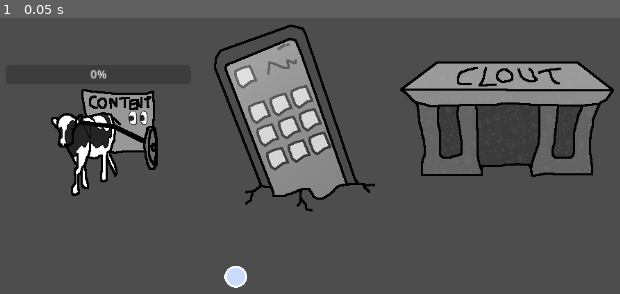
Above: before the commit, frame 1.
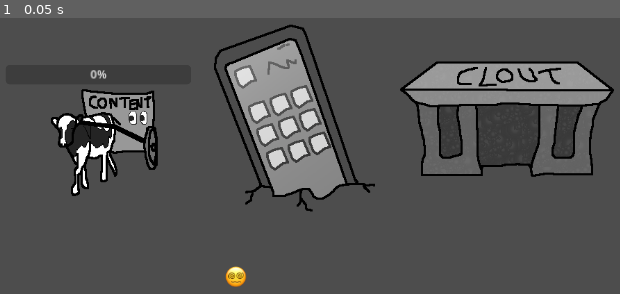
Above: after the commit, the same moment.

Repository: Broondoon/LD55_GarnishedGoose
Game: Godot game, scene res://src/levels/struct_test.tscn
Same seed, same stepped clock (60 frames per second), same inputs: the game is played once before the commit and once after it. This scene is started directly instead of the project's main scene.
Inputs:
- Up to frame 1 (0.05 s): no input

The runs differ from the first frame. In frame 1, 0.2% of the frame differs, in the area x 36-40%, y 89-98%.

Commit message:
Added the minions moving and drag to location

Diff:
--- a/project.godot
+++ b/project.godot
@@ -19,6 +19,14 @@
 
 window/stretch/mode="canvas_items"
 
+[input]
+
+LeftMouseClick={
+"deadzone": 0.5,
+"events": [Object(InputEventMouseButton,"resource_local_to_scene":false,"resource_name":"","device":-1,"window_id":0,"alt_pressed":false,"shift_pressed":false,"ctrl_pressed":false,"meta_pressed":false,"button_mask":0,"position":Vector2(0, 0),"global_position":Vector2(0, 0),"factor":1.0,"button_index":1,"canceled":false,"pressed":false,"double_click":false,"script":null)
+]
+}
+
 [layer_names]
 
 2d_render/layer_3="Minions"
--- /dev/null
+++ b/src/levels/SelectDraw.gd
@@ -0,0 +1,15 @@
+extends Node2D
+
+var drag_start: Vector2 = Vector2.ZERO
+var drag_end: Vector2 = Vector2.ZERO
+var dragging: bool = false
+
+func _draw():
+	if dragging:
+		draw_rect(Rect2(drag_start, drag_end - drag_start), Color(1, 1, 1), false)
+
+func update_status(start, end, drag):
+	drag_start = start
+	drag_end = end
+	dragging = drag
+	queue_redraw()
--- /dev/null
+++ b/src/levels/grid.tscn
@@ -0,0 +1,26 @@
+[gd_scene load_steps=4 format=3 uid="uid://cqoh5pufm7sqc"]
+
+[ext_resource type="Script" path="res://src/manipulatables/minions/game_logic_minion.gd" id="1_yoqbs"]
+[ext_resource type="PackedScene" uid="uid://dtx5yhw5yxley" path="res://src/manipulatables/minions/minion.tscn" id="2_vw45s"]
+[ext_resource type="Script" path="res://src/levels/SelectDraw.gd" id="3_1yrem"]
+
+[node name="Grid" type="Node2D"]
+script = ExtResource("1_yoqbs")
+
+[node name="TileMap" type="TileMap" parent="."]
+format = 2
+
+[node name="Minion" parent="." instance=ExtResource("2_vw45s")]
+position = Vector2(612, 137)
+
+[node name="Minion2" parent="." instance=ExtResource("2_vw45s")]
+position = Vector2(481, 188)
+
+[node name="Minion3" parent="." instance=ExtResource("2_vw45s")]
+position = Vector2(494, 257)
+
+[node name="Minion4" parent="." instance=ExtResource("2_vw45s")]
+position = Vector2(587, 259)
+
+[node name="SelectDraw" type="Node2D" parent="."]
+script = ExtResource("3_1yrem")
--- /dev/null
+++ b/src/manipulatables/minions/game_logic_minion.gd
@@ -0,0 +1,36 @@
+extends Node2D
+
+var dragging: bool = false
+var selected: Array = []
+var drag_start: Vector2 = Vector2.ZERO
+var select_rectangle: RectangleShape2D = RectangleShape2D.new()
+
+@onready var select_draw = $SelectDraw
+
+func _unhandled_input(event):
+	if event is InputEventMouseButton and event.button_index == MOUSE_BUTTON_RIGHT:
+		if event.is_pressed():
+			for minion in selected:
+				minion.collider.deselect()
+			selected = []
+			dragging = true
+			drag_start = event.position
+		elif dragging:
+			dragging = false
+			select_draw.update_status(drag_start, event.position, dragging)
+			var drag_end = event.position
+			select_rectangle.extents = abs((drag_end - drag_start) / 2)
+			var space = get_world_2d().direct_space_state
+			var query = PhysicsShapeQueryParameters2D.new()
+			query.set_shape(select_rectangle)
+			query.transform = Transform2D(0, (drag_end + drag_start) / 2)
+			selected = space.intersect_shape(query)
+			for minion in selected:
+				minion.collider.select()
+	if dragging:
+		if event is InputEventMouseMotion:
+			select_draw.update_status(drag_start, event.position, dragging)
+	if event is InputEventMouseButton and event.button_index == MOUSE_BUTTON_LEFT:
+		if event.is_released():
+			for minion in selected:
+				minion.collider.move_to(event.position)
--- a/src/manipulatables/minions/minion.gd
+++ b/src/manipulatables/minions/minion.gd
@@ -6,20 +6,46 @@
 
 #I do not know what layers we need to use for the floor and the walls etc of the game
 
-const SPEED = 50
+const SPEED: int = 150
 
 @export var mouse_location: Node2D
 @onready var nav_agent := $NavigationAgent2D as NavigationAgent2D
+@onready var stop_timer = $StopTimer
+
+var selected: bool =  false
+var target: Vector2 = Vector2.ZERO
+var target_max: int = 1
+
+const MOVE_THRESHOLD: float = 0.5
+var last_position= Vector2.ZERO
+
+func _ready():
+	target = position
 
 func _physics_process(_delta: float) -> void:
-	var dir = to_local(nav_agent.get_next_path_position()).normalized()
-	velocity = dir * SPEED
+	velocity = Vector2.ZERO
+	if (position.distance_to(target) > target_max):
+		velocity = position.direction_to(target) * SPEED
+
+	if (get_slide_collision_count() and stop_timer.is_stopped()):
+		stop_timer.start()
+		last_position = position
 	move_and_slide()
 
-func make_path() -> void:
-	nav_agent.target_position = get_global_mouse_position()
-	# Will implement the stuff for getting the mouse position only on click
-	# Will try to make this modular too, so that the code will know what layer it clicked on and react dependingly
 
-func _on_timer_timeout():
-	make_path()
+func move_to(tar):
+	target = tar
+
+func select():
+	selected = true
+	$"Sprite(Placeholder)/Selector".visible = true
+
+func deselect():
+	selected = false
+	$"Sprite(Placeholder)/Selector".visible = false
+
+
+func _on_stop_timer_timeout():
+	if get_slide_collision_count():
+		if (last_position.distance_to(target) < position.distance_to(target) + MOVE_THRESHOLD):
+			target = position
--- a/src/manipulatables/minions/minion.tscn
+++ b/src/manipulatables/minions/minion.tscn
@@ -1,21 +1,34 @@
-[gd_scene load_steps=4 format=3 uid="uid://dtx5yhw5yxley"]
+[gd_scene load_steps=5 format=3 uid="uid://dtx5yhw5yxley"]
 
 [ext_resource type="Script" path="res://src/manipulatables/minions/minion.gd" id="1_n30h3"]
-[ext_resource type="Texture2D" uid="uid://cvg1bggjd25t6" path="res://src/manipulatables/minions/(Placeholder)Beat.png" id="1_ngfsu"]
+[ext_resource type="Texture2D" uid="uid://ri7a0kbych65" path="res://assets/emojis/Confused.png" id="2_8kygx"]
+[ext_resource type="Texture2D" uid="uid://bk6vgmj1rcyyl" path="res://assets/Selected_.png" id="3_hbn5d"]
 
 [sub_resource type="CircleShape2D" id="CircleShape2D_dbsab"]
-radius = 11.0454
+radius = 14.064
 
 [node name="Minion" type="CharacterBody2D"]
 collision_layer = 4
+collision_mask = 5
 motion_mode = 1
 wall_min_slide_angle = 0.0
 script = ExtResource("1_n30h3")
 
 [node name="Sprite(Placeholder)" type="Sprite2D" parent="."]
 position = Vector2(0.5, 0)
-scale = Vector2(1.031, 1)
-texture = ExtResource("1_ngfsu")
+texture = ExtResource("2_8kygx")
+metadata/_edit_lock_ = true
+
+[node name="Selector" type="Sprite2D" parent="Sprite(Placeholder)"]
+visible = false
+modulate = Color(0.00784314, 0.521569, 1, 1)
+rotation = 0.888373
+scale = Vector2(0.5, 0.5)
+skew = 0.359538
+texture = ExtResource("3_hbn5d")
+
+[node name="NavigationAgent2D" type="NavigationAgent2D" parent="."]
+debug_enabled = true
 
 [node name="CollisionCircle" type="CollisionShape2D" parent="."]
 position = Vector2(0.5, 0)
@@ -23,11 +36,7 @@
 shape = SubResource("CircleShape2D_dbsab")
 metadata/_edit_lock_ = true
 
-[node name="NavigationAgent2D" type="NavigationAgent2D" parent="."]
-debug_enabled = true
+[node name="StopTimer" type="Timer" parent="."]
 
-[node name="Timer" type="Timer" parent="."]
-wait_time = 0.5
-autostart = true
-
-[connection signal="timeout" from="Timer" to="." method="_on_timer_timeout"]
+[connection signal="mouse_entered" from="." to="." method="_on_mouse_entered"]
+[connection signal="timeout" from="StopTimer" to="." method="_on_stop_timer_timeout"]
Renamed: src/manipulatables/minions/(Placeholder)Beat.png -> assets/(Placeholder)Beat.png
Binary file added: assets/Selected_.aseprite
Binary file added: assets/Selected_.png
Binary file added: assets/emojis/Confused.png
Binary file added: assets/emojis/Confused.webp
